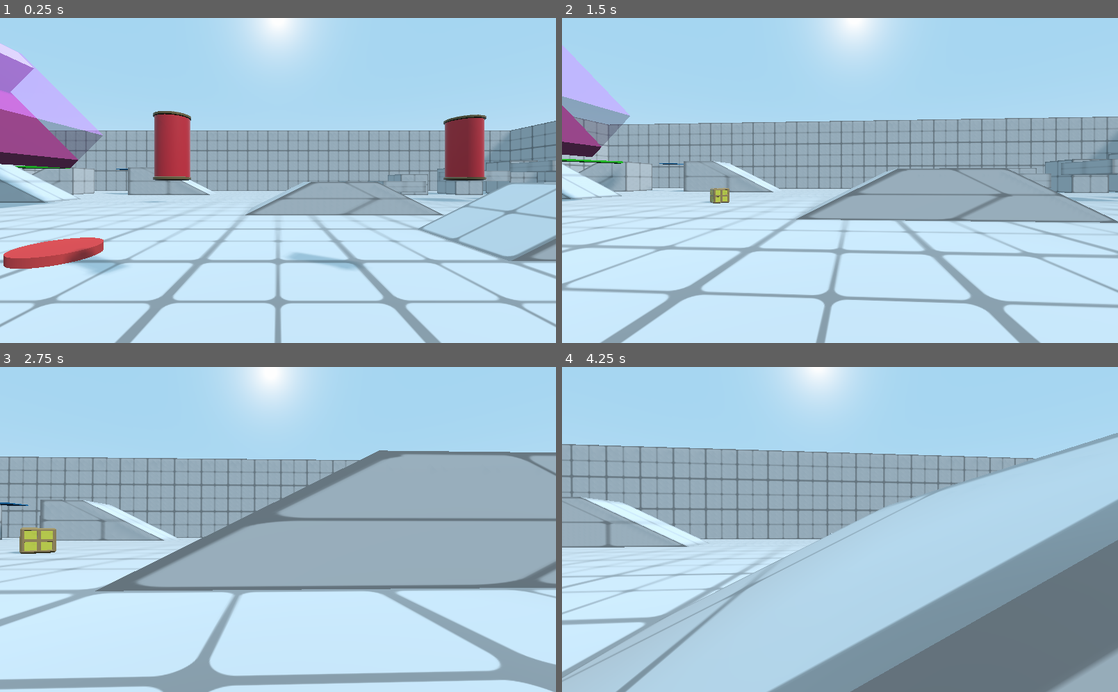
Above: before the commit, frames 1-4 (two rows, left to right).
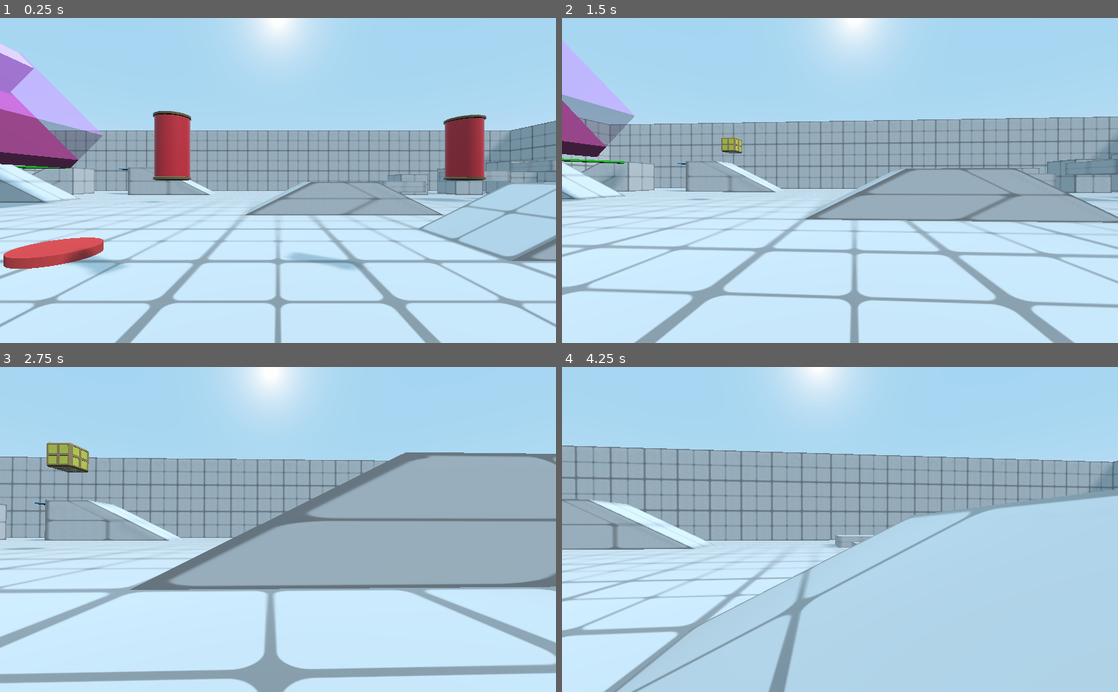
Above: after the commit, the same moments.

Repository: babypandabear3/bpb_fps_controller
Game: Godot game, scene res://demo/demo_scene.tscn
Two runs of this game, one before a commit and one after it. Both use one fixed random seed, a clock stepped at 60 frames per second and the inputs below.
Inputs (mouse positions are in pixels of both pictures, inside the frame that each line leads up to):
- Up to frame 1 (0.25 s): no input
- Up to frame 2 (1.5 s): move the mouse to (867, 180) at 0.52 s; hold W (movement_forward) from 0.53 s (still down); tap F (action_activate) at 0.6, 1.35 s; tap Space (movement_jump) at 0.77 s; move the mouse to (812, 180) at 1.27 s
- Up to frame 3 (2.75 s): keep holding W (movement_forward); tap Space (movement_jump) at 1.52 s; move the mouse to (289, 523) at 2.02 s; tap C (action_crouch_toggle) at 2.1 s; tap F (action_activate) at 2.3 s
- Up to frame 4 (4.25 s): keep holding W (movement_forward); move the mouse to (834, 536) at 2.77 s; click (834, 536) at 2.85 s; tap Space (movement_jump) at 3.02, 3.77 s; tap F (action_activate) at 3.05, 3.8 s; move the mouse to (878, 532) at 3.52 s; right-click (878, 532) at 3.6 s

The runs differ from the first frame. In frame 1, less than 0.1% of the frame differs, in the area x 20-22%, y 46-47%; in frame 2, 11%; in frame 3, 16%; in frame 4, 36%, in the area x 0-100%, y 20-100%.

Commit message:
fix smoothing

Diff:
--- a/demo/demo_scene.tscn
+++ b/demo/demo_scene.tscn
@@ -99,9 +99,9 @@
 [node name="Player" parent="." instance=ExtResource( 2 )]
 transform = Transform( 1, 0, 0, 0, 1, 0, 0, 0, 1, 0, 2.55727, 0 )
 
-[node name="Camera_addon" parent="." instance=ExtResource( 9 )]
-follow_target = NodePath("../Player")
-
 [node name="GameLogic_addon" parent="." instance=ExtResource( 10 )]
 path_body = NodePath("../Player")
 path_camera = NodePath("../Camera_addon")
+
+[node name="Camera_addon" parent="." instance=ExtResource( 9 )]
+follow_target = NodePath("../Player")
--- a/player_controller/Camera_addon.gd
+++ b/player_controller/Camera_addon.gd
@@ -59,17 +59,17 @@
 onready var crawl_point = $bob_pivot/lean_pivot/rotation_helper_point/crawl_point
 onready var camera = $bob_pivot/lean_pivot/rotation_helper_point/camera_root/Camera
 onready var ray_lean = $bob_pivot/ray_lean
-
-
 onready var tween_fov = $Tween_fov
 
 
 # Called when the node enters the scene tree for the first time.
 func _ready():
+
+
 	camera.current = true
 	camera.fov = fov_default
 	noise = OpenSimplexNoise.new()
-	set_as_toplevel(true)
+	#set_as_toplevel(true)
 	target = get_node_or_null(follow_target)
 	if target == null:
 		target = get_parent()
--- a/player_controller/GameLogic_addon.gd
+++ b/player_controller/GameLogic_addon.gd
@@ -163,6 +163,7 @@
 			if obj.has_method("activate"):
 				obj.activate(get_default_activate_data())
 				is_grabbing = true
+				grab_point.global_transform.basis = obj.global_transform.basis
 
 func try_activate_just_released():
 	pass
--- a/player_controller/Player.gd
+++ b/player_controller/Player.gd
@@ -192,7 +192,7 @@
 		basis_target.x = basis_target.x.rotated(-gravity_vector, deg2rad(event.relative.x * MOUSE_SENSITIVITY * -1)).normalized()
 		basis_target.y = -gravity_vector.normalized()
 		basis_target.z = basis_target.x.cross(basis_target.y).normalized()
-		global_transform.basis = basis_target
+		global_transform.basis = basis_target.orthonormalized()
 
 		var camera_rot = rotation_helper.rotation_degrees
 		camera_rot.x = clamp(camera_rot.x, -70, 70)
@@ -205,7 +205,13 @@
 	gt_target.basis.z = gt_target.basis.x.cross(gt_target.basis.y)
 	gt_target.basis.x = -gt_target.basis.z.cross(gt_target.basis.y)
 	gt_target = gt_target.orthonormalized()
-	global_transform = global_transform.interpolate_with(gt_target, delta * 6)
+
+
+	var a = Quat((global_transform.basis).orthonormalized())
+	var b = Quat(gt_target.basis)
+	var c = a.slerp(b, delta * 6)
+	global_transform.basis = Basis(c).orthonormalized()
+	#global_transform = global_transform.interpolate_with(gt_target, delta * 6)
 
 	#TIMER
 	if jump_skip_timer > 0:
@@ -571,8 +577,6 @@
 	emit_signal("body_ladder_start")
 
 func do_ladder(delta):
-	#GET USER INPUT VALUE
-
 	#DEFINE HORIZONTAL MOVEMENT VECTOR
 	var dir_x = camera_root.global_transform.basis.x * input_h
 	var dir_z = -camera_root.global_transform.basis.z * input_v
@@ -837,3 +841,6 @@
 	pulled_speed = p_speed
 	pulled_distance = pulled_start.distance_to(pulled_target)
 	start_pulled()
+
+func get_velocity():
+	return velocity
--- a/player_controller/smooth_move3D.gd
+++ b/player_controller/smooth_move3D.gd
@@ -1,10 +1,14 @@
 extends Spatial
 
 export (NodePath) var follow_target
+export (int) var skip_frame = 2
+var target : Spatial
 
-var physic_fps : float = 0.0
+var gt2 : Transform
+var gt1 : Transform
+var gt0 : Transform
 
-var target : Spatial
+var skip = 0
 
 # Called when the node enters the scene tree for the first time.
 func _ready():
@@ -12,10 +16,22 @@
 	target = get_node_or_null(follow_target)
 	if target == null:
 		target = get_parent()
-	physic_fps = ProjectSettings.get_setting("physics/common/physics_fps") - 0.5
 	global_transform = target.global_transform
 
+	gt0 = target.global_transform
+	gt1 = target.global_transform
+	gt2 = target.global_transform
 
+func _process(_delta):
+	if skip > 0:
+		skip -= 1
+		return
 
-func _process(delta):
-	global_transform = global_transform.interpolate_with(target.global_transform, delta * physic_fps)
+	var f = Engine.get_physics_interpolation_fraction()
+	global_transform = gt2.interpolate_with(gt1, f)
+
+func _physics_process(_delta):
+	skip = skip_frame
+	gt2 = gt1
+	gt1 = gt0
+	gt0 = target.global_transform
